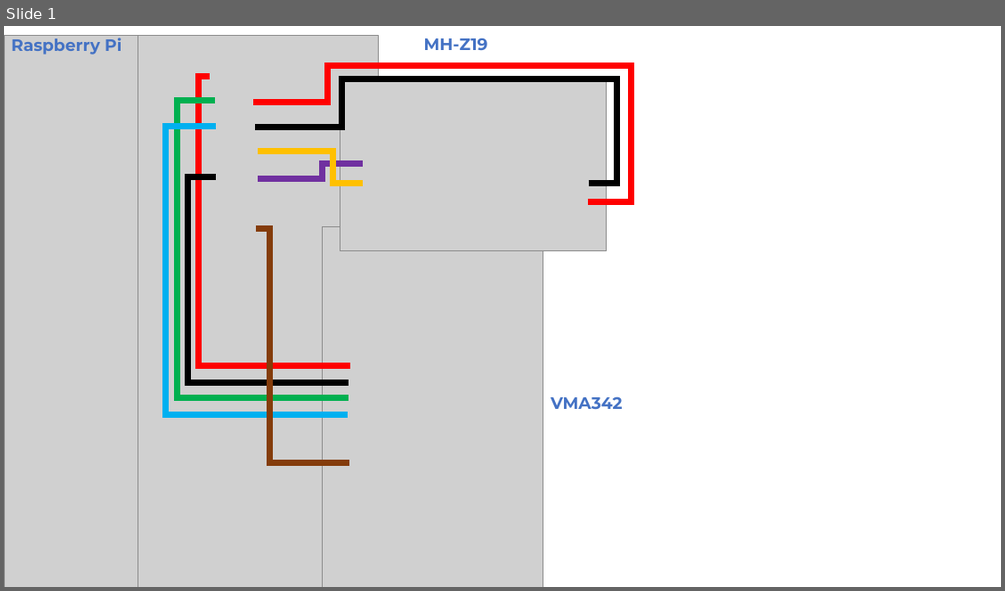
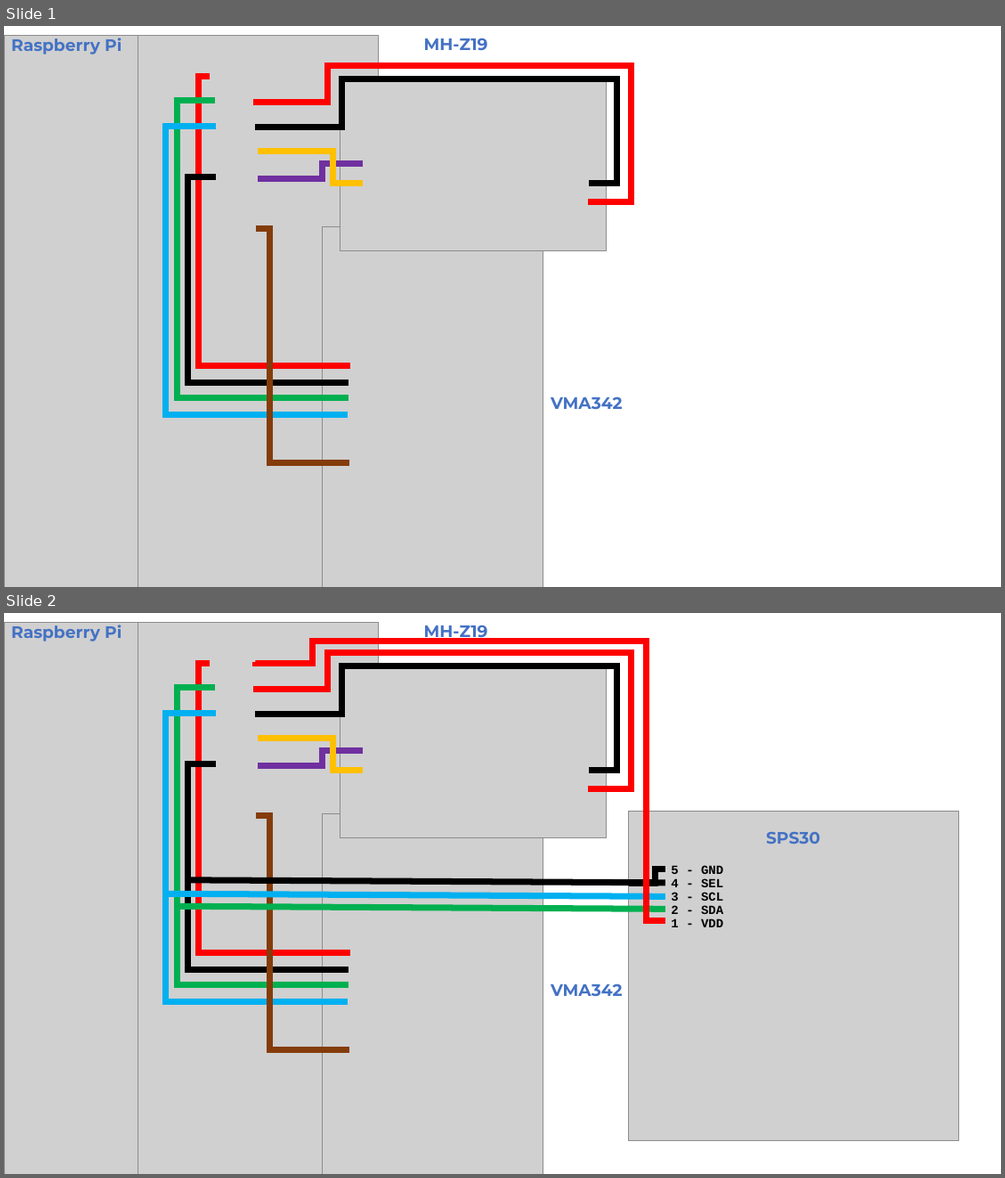
Before and after one commit to StijnGoossens/rpi-airquality, a slide deck: images/electrical-connection-scheme.pptx. Shown one above the other, each under a label of ours: slide 1 before the commit, slides 1 and 2 after it. The pictures are 1005x591 and 1005x1178 pixels, drawn with LibreOffice and Linux fonts; fonts in the diff are those of the drawing; grey boxes stand for pictures. Boxes give left, top, right and bottom in pixels: in the first picture for what was removed or moved away, otherwise in the second. Text is boxed around its words. In the diff, an @@ line names an element or a change of style, - is before the commit and + after.

```diff
--- a/images/electrical-connection-scheme.pptx
+++ b/images/electrical-connection-scheme.pptx
@@ slide 2 added at (4,613,1001,1174), background #FFFFFF @@
@@ picture added at (4,623,378,1174) @@
@@ picture added at (4,623,138,1174) @@
@@ text added at (11,622,121,641), 16 pt, text #4472C4, bold @@
+Raspberry Pi
@@ text added at (424,625,488,642), 16 pt, text #4472C4, bold @@
+MH-Z19
@@ freeform shape added at (199,663,350,952), outline #FF0000 6 pt @@
@@ freeform shape added at (253,653,631,788), outline #FF0000 6 pt @@
@@ freeform shape added at (255,641,666,920), outline #FF0000 6 pt @@
@@ picture added at (340,666,607,838) @@
@@ freeform shape added at (177,687,348,985), outline #00B050 6 pt @@
@@ freeform shape added at (254,666,617,770), outline #000000 6 pt @@
@@ freeform shape added at (165,714,348,1002), outline #00B0F0 6 pt @@
@@ freeform shape added at (258,738,362,770), outline #FFC000 6 pt @@
@@ freeform shape added at (187,764,348,971), outline #000000 6 pt @@
@@ freeform shape added at (258,751,362,765), outline #7030A0 6 pt @@
@@ freeform shape added at (256,816,348,1050), outline #843C0B 6 pt @@
@@ picture added at (323,814,543,1174) @@
@@ picture added at (629,811,959,1140) @@
@@ text added at (766,832,820,844), 16 pt, text #4472C4, bold @@
+SPS30
@@ elbow line added from (665, 869) to (629, 883), #000000 6 pt @@
@@ text added at (671,878,723,887), 12 pt, text #000000, bold @@
+4 - SEL
@@ text added at (671,865,723,874), 12 pt, text #000000, bold @@
+5 - GND
@@ line added from (665, 896) to (165, 893), #00B0F0 6 pt @@
@@ line added from (665, 909) to (177, 906), #00B050 6 pt @@
@@ line added from (665, 883) to (187, 880), #000000 6 pt @@
@@ text added at (671,905,723,914), 12 pt, text #000000, bold @@
+2 - SDA
@@ text added at (671,892,723,900), 12 pt, text #000000, bold @@
+3 - SCL
@@ text added at (671,918,723,927), 12 pt, text #000000, bold @@
+1 - VDD
@@ text added at (550,983,623,997), 16 pt, text #4472C4, bold @@
+VMA342
```
Also in this commit, not shown: 3 other files.
